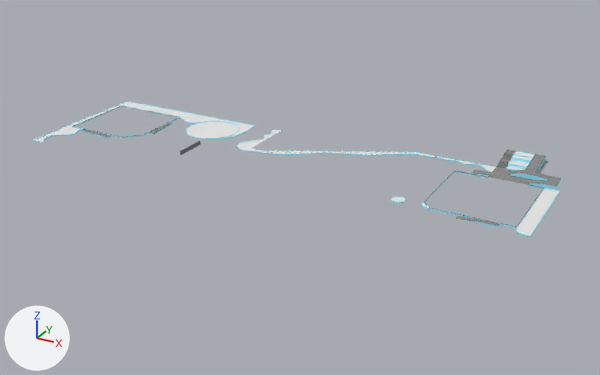
An edit to the Blender file Utils/Modelos/Plataforma_Superior_Quiosques.blend, drawn before and after from the same camera.
Rendered twice from a 50 mm camera at (47.0, -231.0, 100.0) aimed at (-86.0, 10.0, -21.0). Lighting does not change. The marker at lower left points along +X, +Y and +Z.

In view in the first picture: 'Cylinder.001', 'Jardim', 'NurbsPath', 'Piso_cinza'.
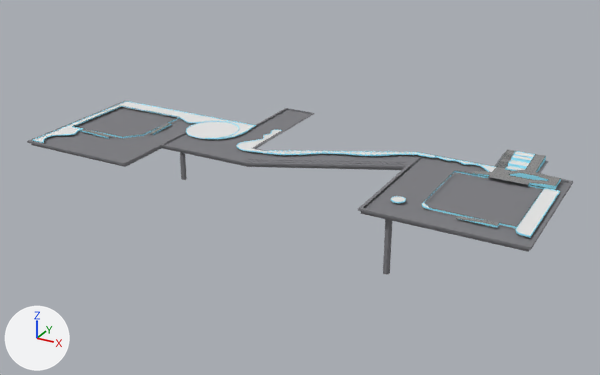
Where the newer file only moved an object's origin or applied its transform, the numbers keep the older frame.

Boxes (x1, y1, x2, y2) around the edits, measured in the pictures (600 x 375 px):
'Concreto', shown
    after: (27, 101, 573, 252)
'Pilar_maior', shown
    after: (383, 219, 392, 275)
'Pilar_menor', shown
    after: (180, 155, 187, 180)

What the commit changed:
Object 'Pilar_maior' (ob_pilar_maior) is now shown.
Object 'Pilar_menor' (ob_pilar_menor) is now shown.
Object 'Concreto' (ob_concreto) is now shown.
